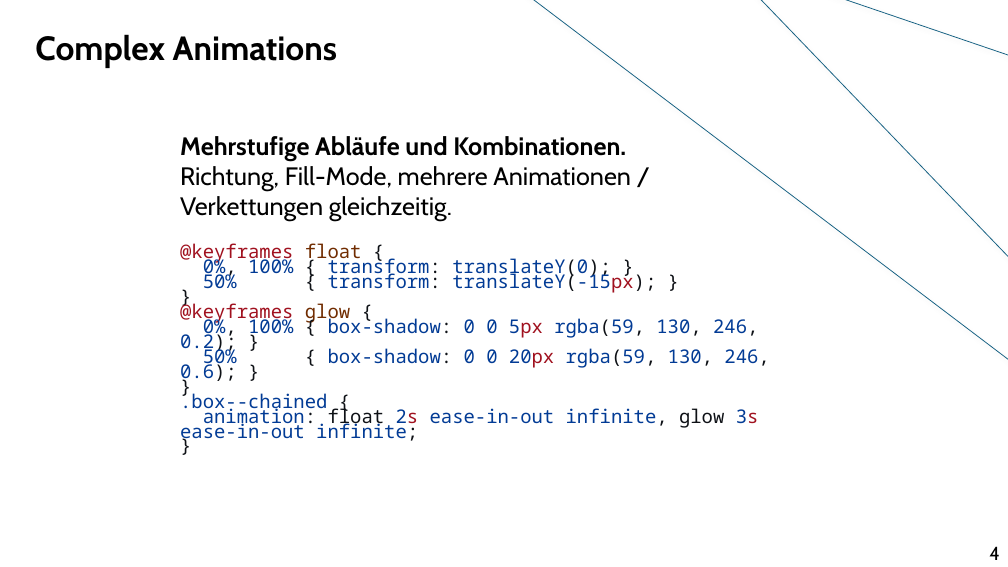
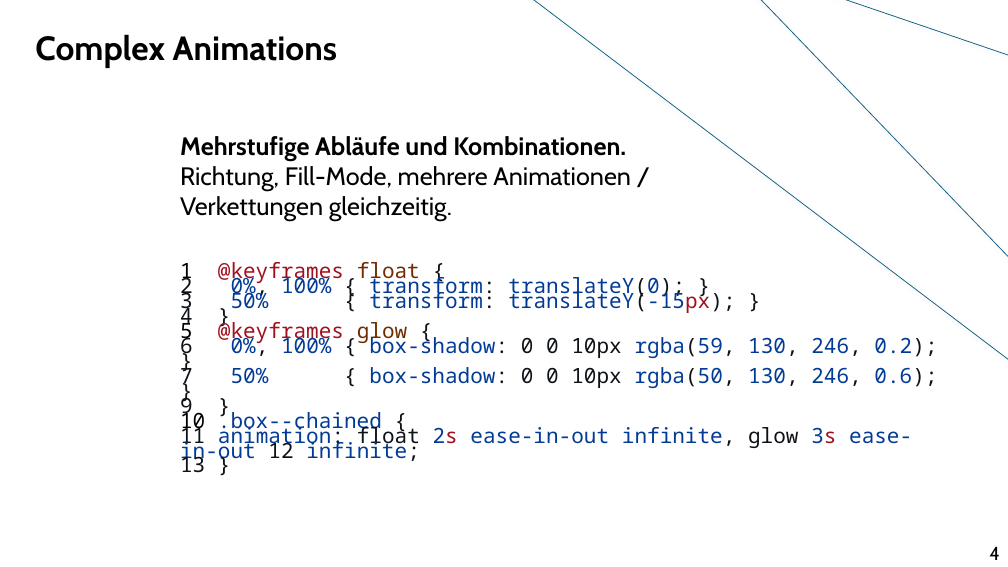
Before and after one commit to wannas234/CSS-Animationen-und-Transitionen, a slide deck: slide 5 of Präsentation-CSS-T&A.pptx. Drawn at 1008x567 pixels with LibreOffice and Linux fonts; fonts in the diff are those of the drawing; background and template pictures are left out. Boxes give left, top, right and bottom in pixels: in the first picture for what was removed or moved away, otherwise in the second. Text is boxed around its words. In the diff, an @@ line names an element or a change of style, - is before the commit and + after.

```diff
--- a/Präsentation-CSS-T&A.pptx
+++ b/Präsentation-CSS-T&A.pptx
@@ text at [180,262,937,472]: text changed; size 18 to 20 pt @@
-@keyframes float {
-0%, 100% { transform: translateY(0); }
-50% { transform: translateY(-15px); }
-}
-@keyframes glow {
-0%, 100% { box-shadow: 0 0 5px rgba(59, 130, 246, 0.2); }
-50% { box-shadow: 0 0 20px rgba(59, 130, 246, 0.6); }
-}
-.box--chained {
-animation: float 2s ease-in-out infinite, glow 3s ease-in-out infinite;
-}
+1 @keyframes float {
+2 0%, 100% { transform: translateY(0); }
+3 50% { transform: translateY(-15px); }
+4 }
+5 @keyframes glow {
+6 0%, 100% { box-shadow: 0 0 10px rgba(59, 130, 246, 0.2); }
+7 50% { box-shadow: 0 0 10px rgba(50, 130, 246, 0.6); }
+9 }
+10 .box--chained {
+11 animation: float 2s ease-in-out infinite, glow 3s ease-in-out 12 infinite;
+13 }
```
Also in this commit, not shown: 3 other slides changed, 2 slides added, 1 slide removed, 4 other files.
